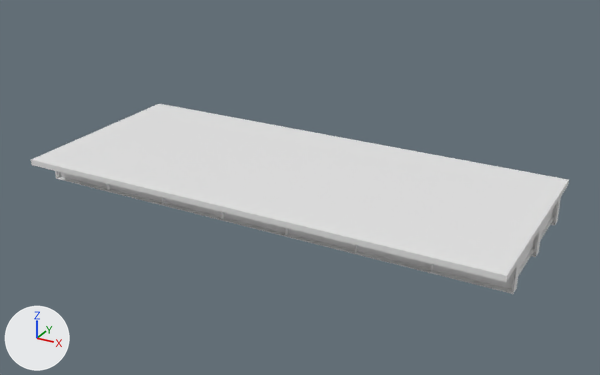
What one commit did to the OBJ model IFC/Steel/Darbhanga/Sup_Str/D_20_2L_NF_S/model.obj.
Camera for both pictures: a camera (50 mm lens) standing at (25.2, -27.0, 13.5) and looking at (10.4, -0.1, 0.1). The lights are fixed; the arrows at lower left show +X, +Y and +Z. The picture after the commit comes second. Where no turn or scale is listed for an object, it has been applied to the vertices. Vertices at exactly the same position are counted once.

In view in the first picture: 'model'.
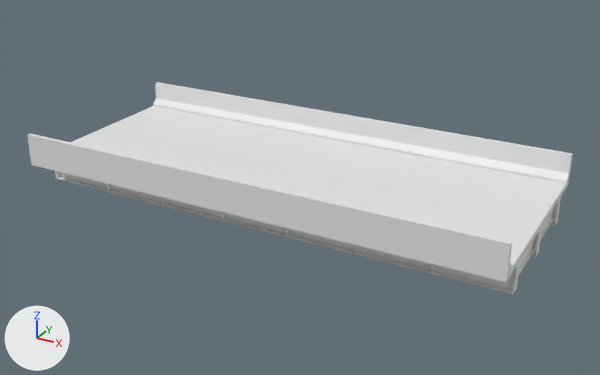
Where the change shows, as pixel boxes (x1, y1, x2, y2) in the pictures (600 x 375 px):
'model', reshaped (12% taller)
    before: (31, 104, 569, 294)
    after: (27, 82, 573, 294)
part 1 of me_model, added
    after: (27, 82, 573, 276)

The change, as a diff of the scene's bpy script:
```diff
--- a/IFC/Steel/Darbhanga/Sup_Str/D_20_2L_NF_S/model.obj.py
+++ b/IFC/Steel/Darbhanga/Sup_Str/D_20_2L_NF_S/model.obj.py
@@ me_model @@
 # used by ob_model
-me_model.from_pydata(...)  # 1100 vertices, 1908 faces; spans x 0.0..20.0, y -4.3..4.3, z -0.5..0.8
+me_model.from_pydata(...)  # 1128 vertices, 1952 faces; spans x 0.0..20.0, y -4.3..4.3, z -0.5..1.9
+# me_model part 1
+# 16 vertices are added at x 0.0..20.0, y -4.3..4.3, z 0.8..1.9
+# 12 new vertices lie (20.0, 0.0, 0.0) away from vertices in x 0.0, y -4.1..4.1, z 0.8..1.9
+# 44 new faces join them
```
